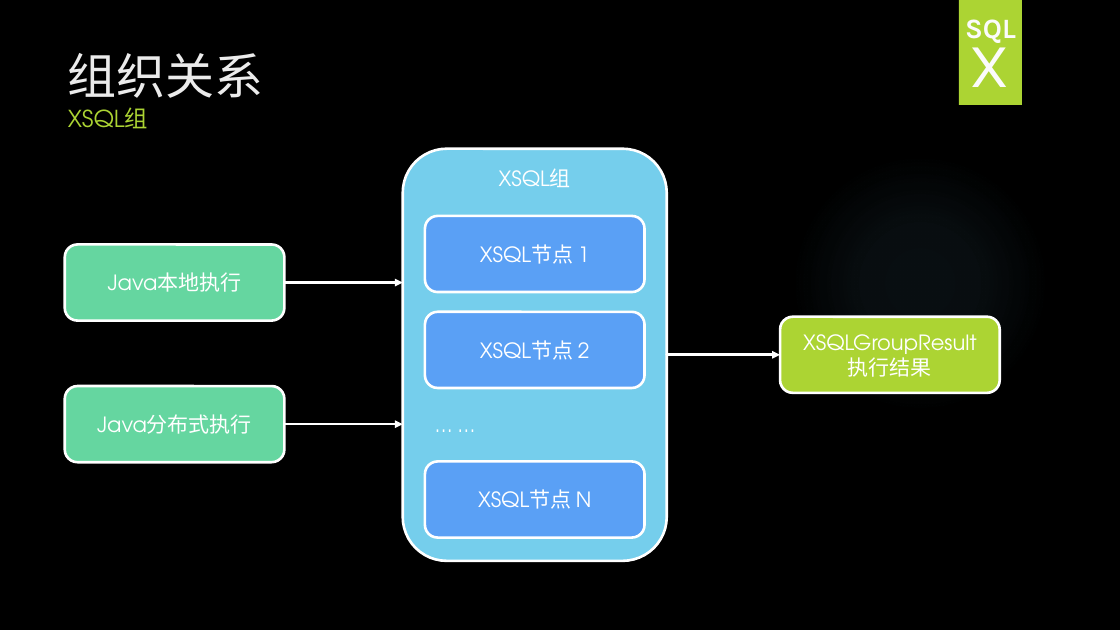
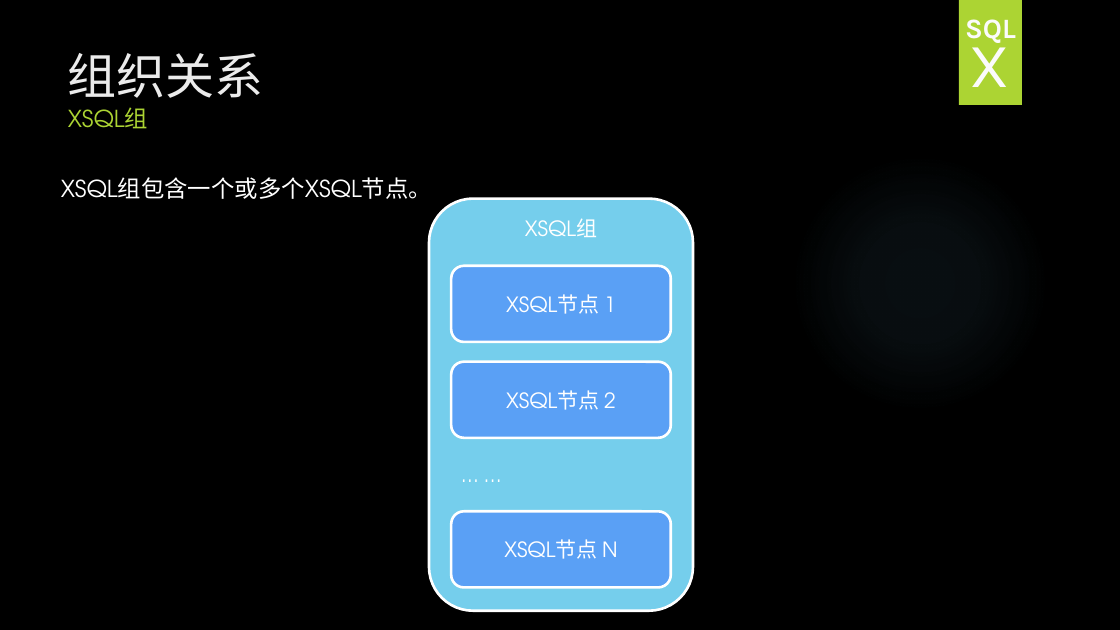
Before and after one commit to HY-ZhengWei/hy.common.XJava, a slide deck: slide 6 of doc/XSQLGroup技术交流.pptx (slide 5 before the commit). Drawn at 1120x630 pixels with LibreOffice and Linux fonts; fonts in the diff are those of the drawing; background and template pictures are left out. Boxes give left, top, right and bottom in pixels: in the first picture for what was removed or moved away, otherwise in the second. Text is boxed around its words. In the diff, an @@ line names an element or a change of style, - is before the commit and + after.

Commit message:
4.0.8
1. 完善：XSQL组的技术交流

```diff
--- a/doc/XSQLGroup技术交流.pptx
+++ b/doc/XSQLGroup技术交流.pptx
@@ text added at (61, 177, 432, 199), 20 pt, text #FFFFFF @@
+XSQL组包含一个或多个XSQL节点。
@@ rounded rectangle removed at (65, 245, 284, 321) @@
-Java本地执行
@@ arrow removed from (285, 282) to (402, 282) @@
@@ rounded rectangle removed at (781, 317, 1000, 393) @@
-XSQLGroupResult
-执行结果
@@ arrow removed from (667, 355) to (781, 355) @@
@@ rounded rectangle removed at (65, 386, 284, 463) @@
-Java分布式执行
@@ arrow removed from (285, 424) to (402, 424) @@
@@ 4 rounded rectangles, 1 text: place and size @@
-4 rounded rectangles, 1 text at (402, 149, 666, 561)
+4 rounded rectangles, 1 text at (429, 198, 693, 611)
```
Also in this commit, not shown: 5 other slides changed, 33 slides added.
